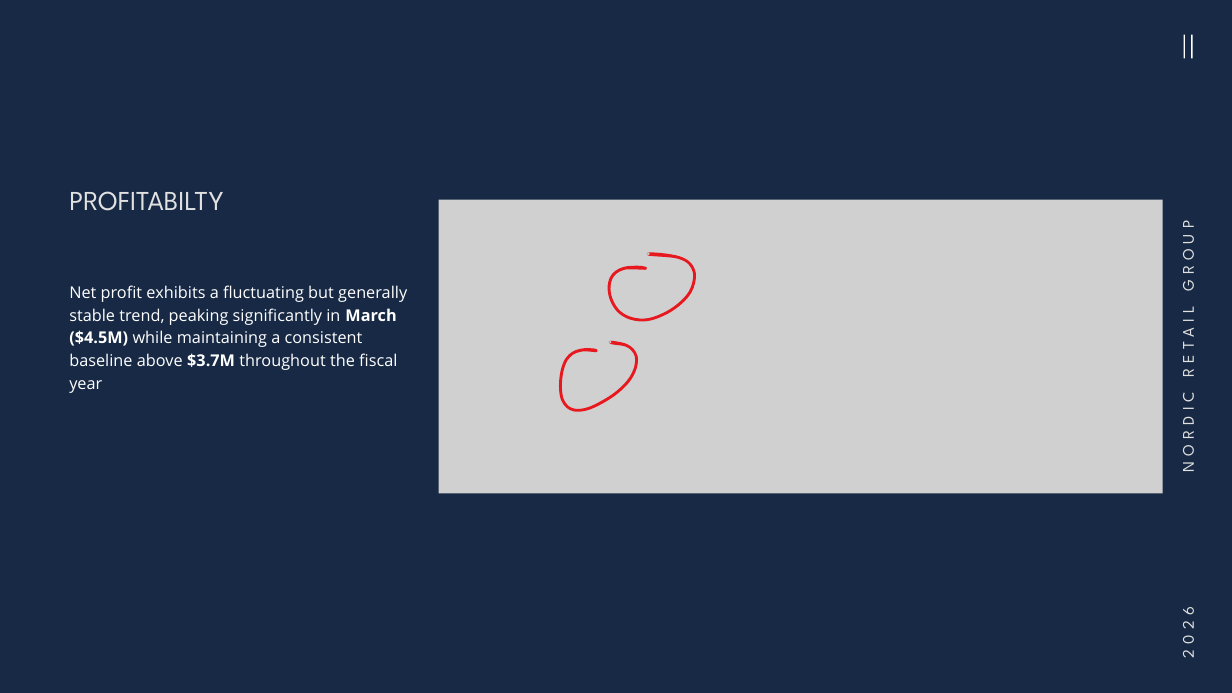
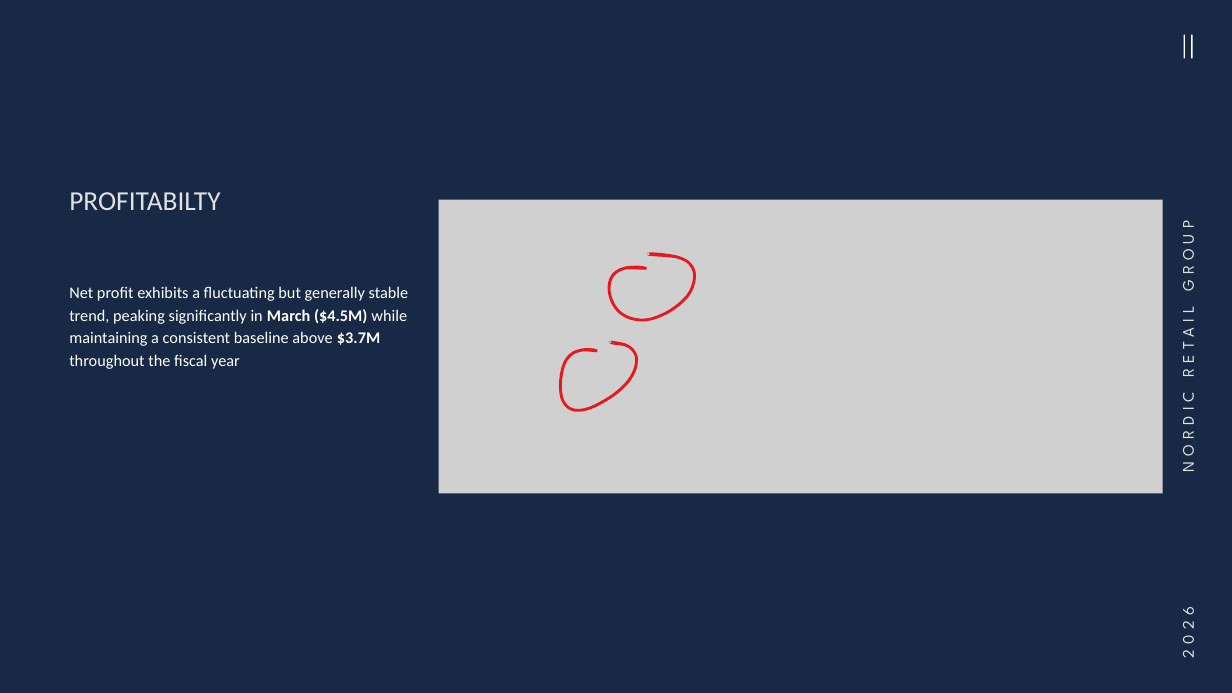
Before and after one commit to muchammadwr/finance-analytics, a slide deck: slide 2 of documents/finance analytics presentation.pptx. Drawn at 1232x693 pixels with LibreOffice and Linux fonts; fonts in the diff are those of the drawing; grey boxes stand for pictures. Boxes give left, top, right and bottom in pixels: in the first picture for what was removed or moved away, otherwise in the second. Text is boxed around its words. In the diff, an @@ line names an element or a change of style, - is before the commit and + after.

```diff
--- a/documents/finance analytics presentation.pptx
+++ b/documents/finance analytics presentation.pptx
@@ text "PROFITABILTY" at (69,192,220,210): font League Spartan to Calibri @@
@@ text "Net profit exhibits a fluctuating ..." at (69,286,409,369): font Open Sans to Calibri @@
```
Also in this commit, not shown: 3 other slides changed, 1 slide added, 6 other files.
